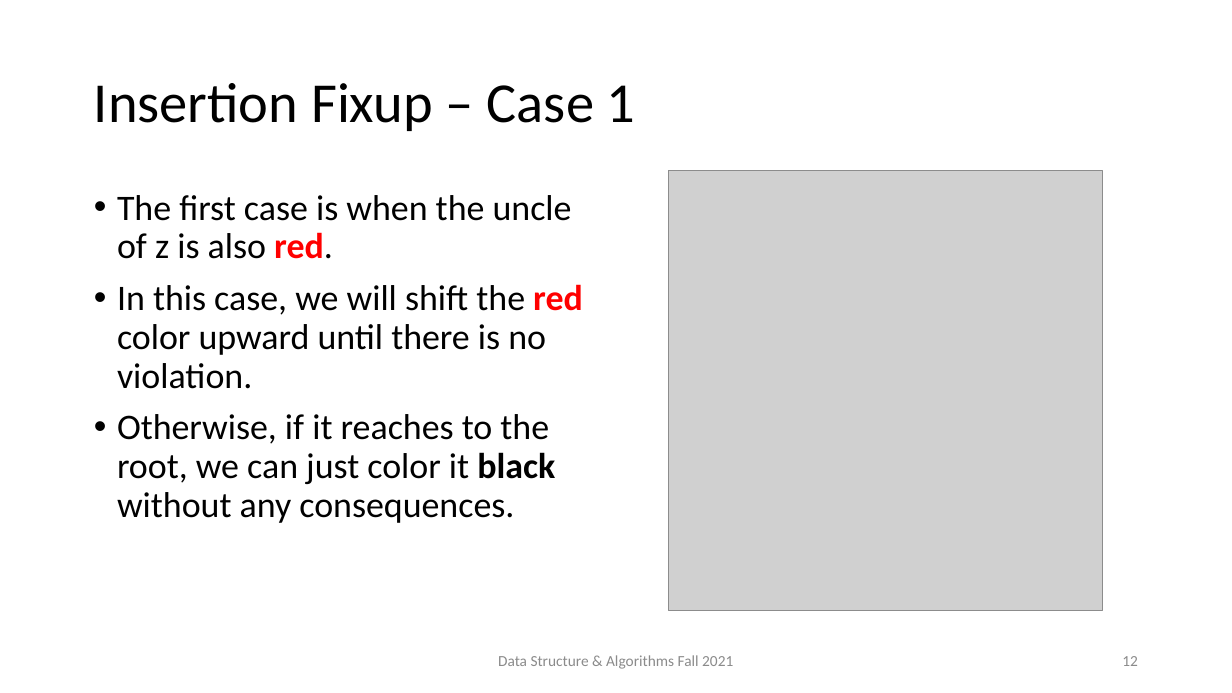
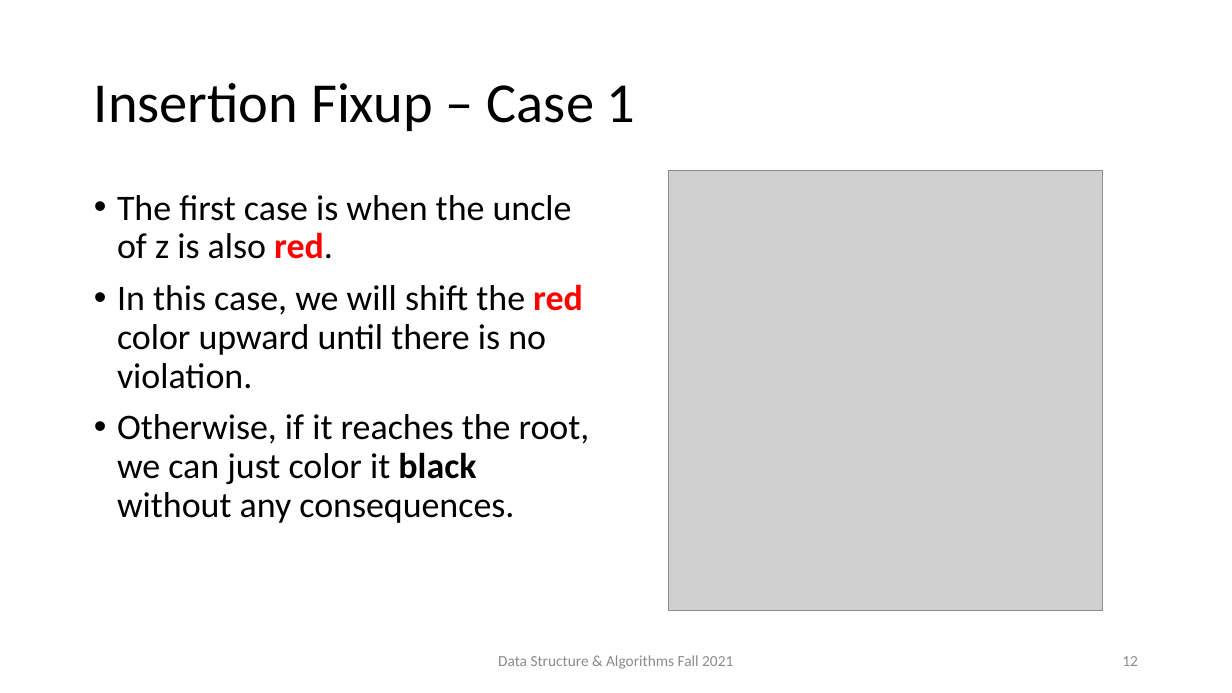
Before and after one commit to AUT-CEIT-Archive/CE203-DS-TA, a slide deck: slide 12 of slides/13_RBT-Insert.pptx. Drawn at 1232x693 pixels with LibreOffice and Linux fonts; fonts in the diff are those of the drawing; grey boxes stand for pictures. Boxes give left, top, right and bottom in pixels: in the first picture for what was removed or moved away, otherwise in the second. Text is boxed around its words. In the diff, an @@ line names an element or a change of style, - is before the commit and + after.

Commit message:
rbt insert edited

```diff
--- a/slides/13_RBT-Insert.pptx
+++ b/slides/13_RBT-Insert.pptx
@@ text at bbox=[117, 414, 590, 523]: text changed @@
-• Otherwise, if it reaches to the root, we can just color it black without any consequences.
+• Otherwise, if it reaches the root, we can just color it black without any consequences.
```
Also in this commit, not shown: 7 other slides changed.
